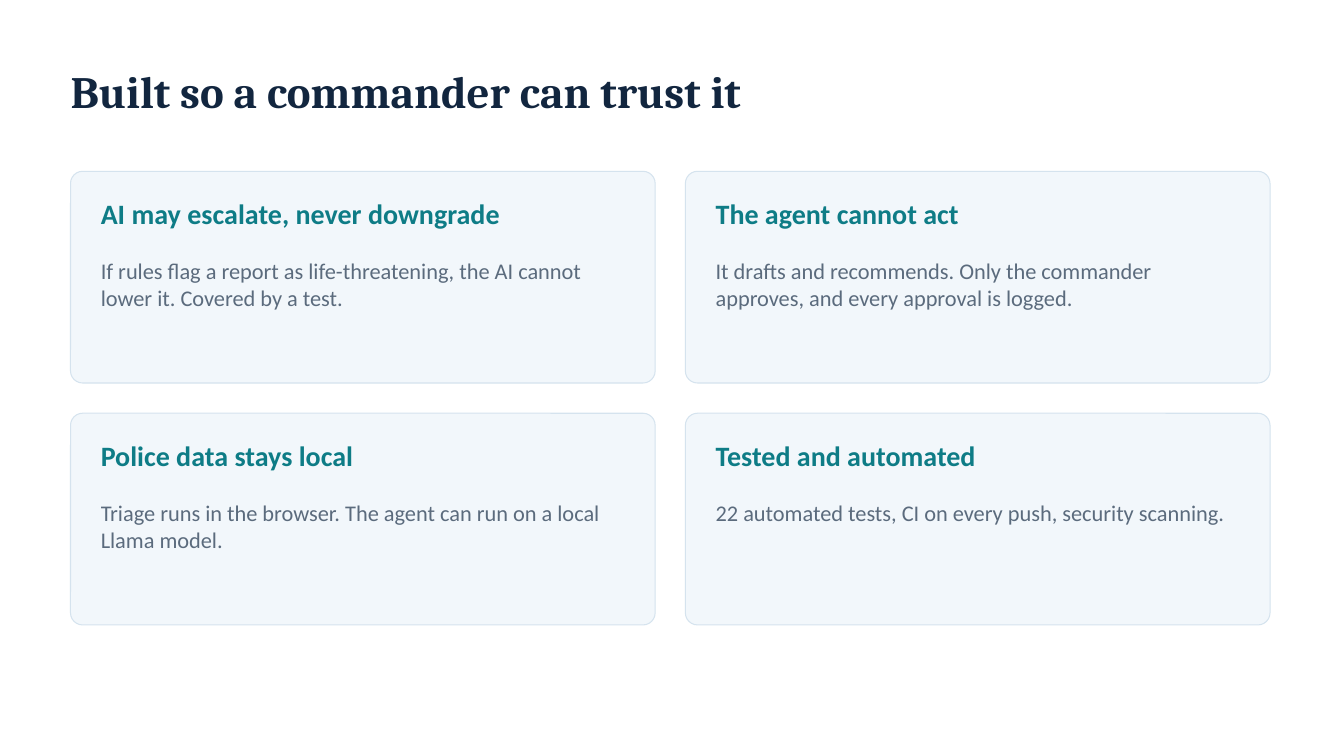
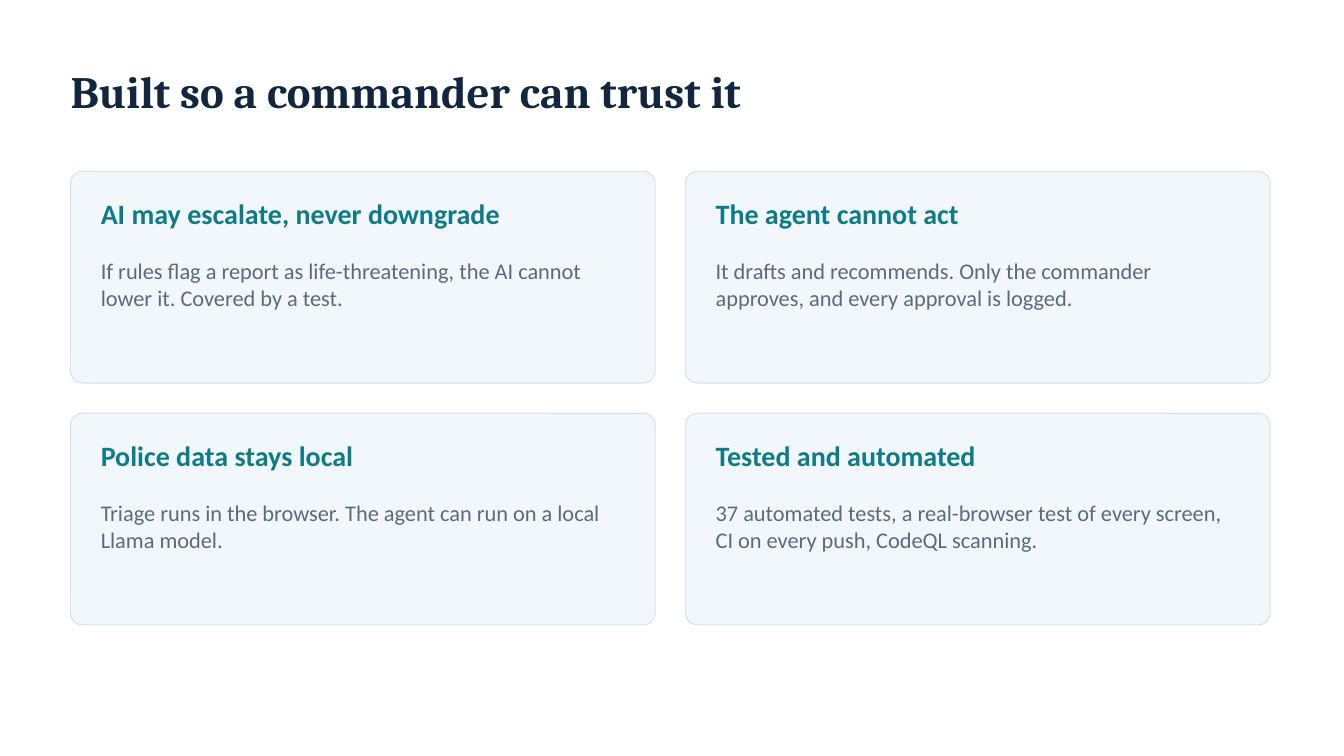
Before and after one commit to Rohanarekatla/CipherCop-2026, a slide deck: slide 18 of submission/3_Presentation/CipherCop2026_AI-vengers_Presentation.pptx (slide 11 before the commit). Drawn at 1344x756 pixels with LibreOffice and Linux fonts; fonts in the diff are those of the drawing. Boxes give left, top, right and bottom in pixels: in the first picture for what was removed or moved away, otherwise in the second. Text is boxed around its words. In the diff, an @@ line names an element or a change of style, - is before the commit and + after.

Commit message:
Deck: screenshots of every step, AI-NETRA evidence, water flow, camera AI and FireSight
19 slides. Adds scripts/deck/shots.mjs to retake the screenshots from the local app, draws the forecast-skill chart with shapes so it renders in every viewer, and replaces the Pages link with the local run command.

```diff
--- a/submission/3_Presentation/CipherCop2026_AI-vengers_Presentation.pptx
+++ b/submission/3_Presentation/CipherCop2026_AI-vengers_Presentation.pptx
@@ text at (716,505,1221,552): text changed @@
-22 automated tests, CI on every push, security scanning.
+37 automated tests, a real-browser test of every screen, CI on every push, CodeQL scanning.
```
Also in this commit, not shown: 7 other slides changed, 7 slides added, 35 other files.
